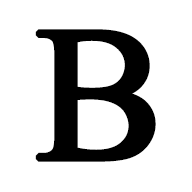
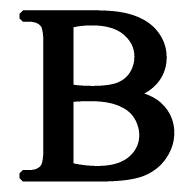
The second 192x192 image is a revision of the first. Changes to its layers:
painted on "B" over box(19, 10, 175, 182)
hid "图层 1" over box(19, 10, 175, 182)
